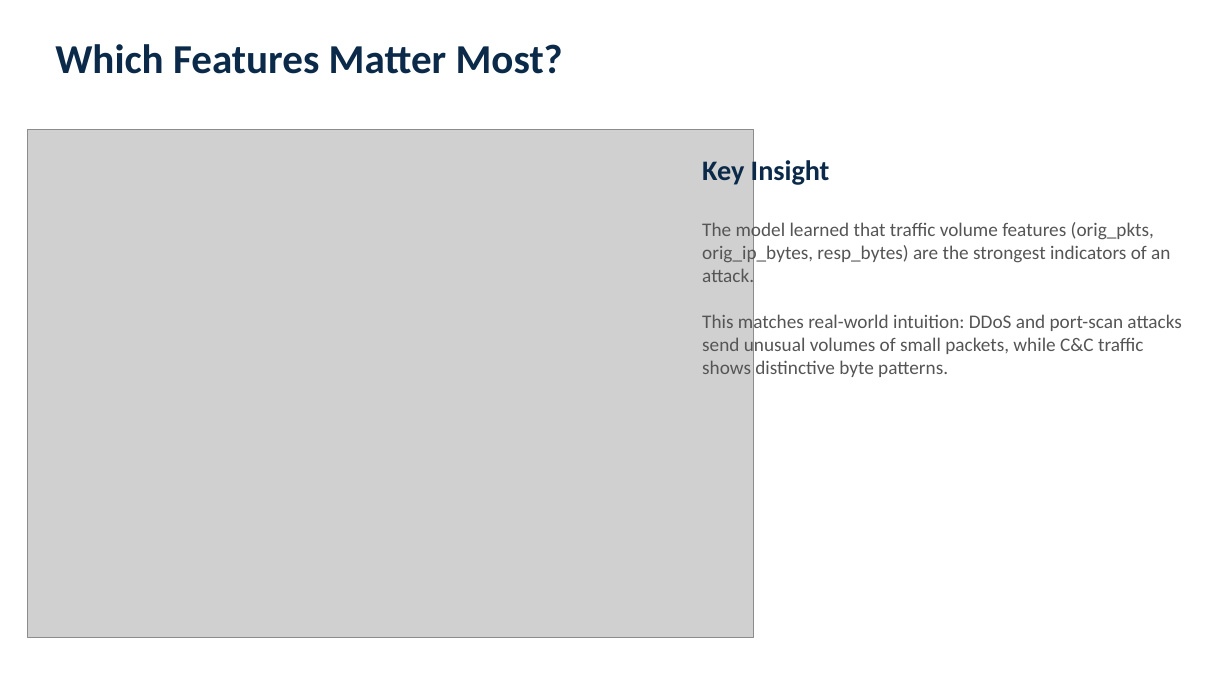
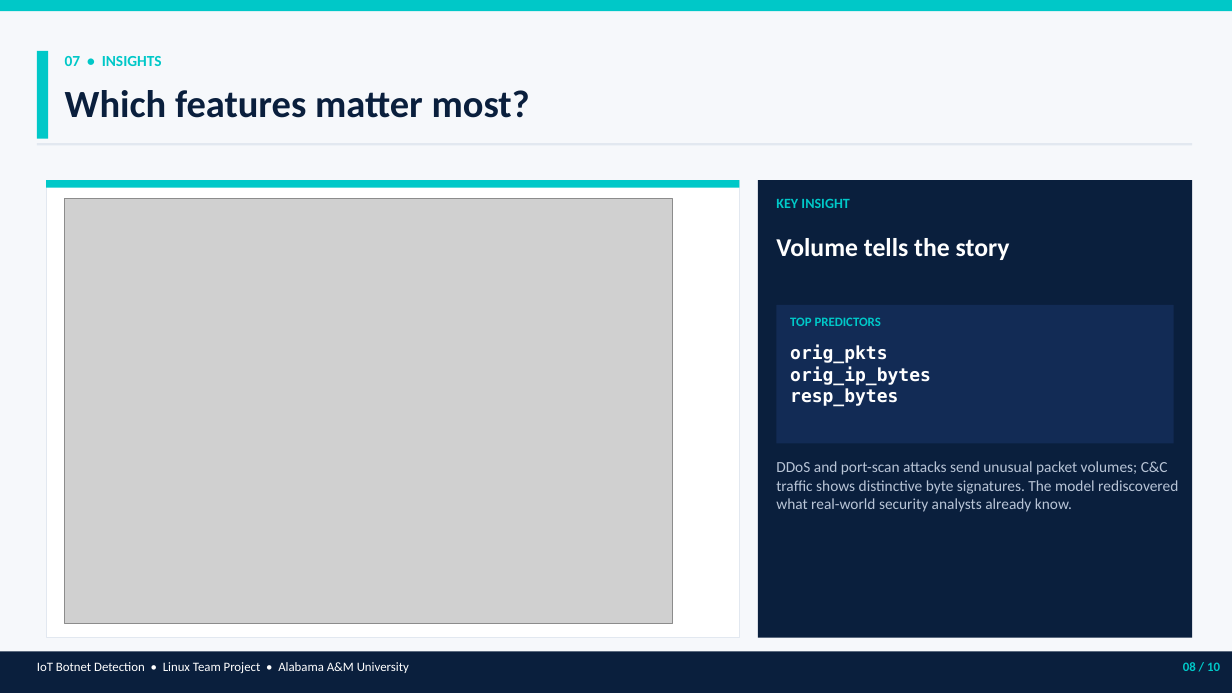
Before and after one commit to ibrahimt39/AAMU-Linux-Project, a slide deck: slide 8 of Task2_Presentation.pptx. Drawn at 1232x693 pixels with LibreOffice and Linux fonts; fonts in the diff are those of the drawing; grey boxes stand for pictures. Boxes give left, top, right and bottom in pixels: in the first picture for what was removed or moved away, otherwise in the second. Text is boxed around its words. In the diff, an @@ line names an element or a change of style, - is before the commit and + after.

Commit message:
Redesign Task 2 presentation with modern card-based layout

```diff
--- a/Task2_Presentation.pptx
+++ b/Task2_Presentation.pptx
@@ rectangle added at [0, 0, 1232, 693], fill #F6F8FB @@
@@ rectangle added at [0, 0, 1232, 11], fill #00C8C8 @@
@@ rectangle added at [37, 51, 48, 139], fill #00C8C8 @@
@@ text added at [65, 56, 162, 66], 12 pt, text #00C8C8, bold @@
+07 • INSIGHTS
@@ text at [65, 90, 530, 118]: text changed; size 32 to 30 pt; text colour #0B2A4A to #0A1F3D @@
-Which Features Matter Most?
+Which features matter most?
@@ rectangle added at [37, 143, 1192, 146], fill #E2E8F0 @@
@@ rectangle added at [46, 180, 739, 638], fill #FFFFFF, outline #E2E8F0 0.75 pt @@
@@ rectangle added at [46, 180, 739, 188], fill #00C8C8 @@
@@ picture: place and size @@
-picture at [28, 129, 754, 638]
+picture at [65, 199, 672, 624]
@@ rectangle added at [758, 180, 1192, 638], fill #0A1F3D @@
@@ text at [776, 199, 849, 208]: text changed; size 22 to 11 pt; text colour #0B2A4A to #00C8C8 @@
-Key Insight
+KEY INSIGHT
@@ text removed at [702, 220, 1181, 377] @@
-The model learned that traffic volume features (orig_pkts, orig_ip_bytes, resp_bytes) are the strongest indicators of an attack.
-This matches real-world intuition: DDoS and port-scan attacks send unusual volumes of small packets, while C&C traffic shows distinctive byte patterns.
@@ text added at [776, 238, 1010, 260], 20 pt, text #FFFFFF, bold @@
+Volume tells the story
@@ rectangle added at [776, 305, 1174, 444], fill #122B55 @@
@@ text added at [790, 317, 881, 326], 10 pt, text #00C8C8, bold @@
+TOP PREDICTORS
@@ text added at [790, 345, 931, 407], 14 pt, text #FFFFFF, bold @@
+orig_pkts
+orig_ip_bytes
+resp_bytes
@@ text added at [776, 461, 1178, 512], 12 pt, text #B8C4D6 @@
+DDoS and port-scan attacks send unusual packet volumes; C&C traffic shows distinctive byte signatures. The model rediscovered what real-world security analysts already know.
@@ rectangle added at [0, 652, 1232, 693], fill #0A1F3D @@
@@ text added at [37, 662, 409, 673], 10 pt, text #FFFFFF @@
+IoT Botnet Detection • Linux Team Project • Alabama A&M University
@@ text added at [1183, 662, 1220, 671], 10 pt, text #00C8C8, bold @@
+08 / 10
```
Also in this commit, not shown: 8 other slides changed, 1 slide added, 1 slide removed.
